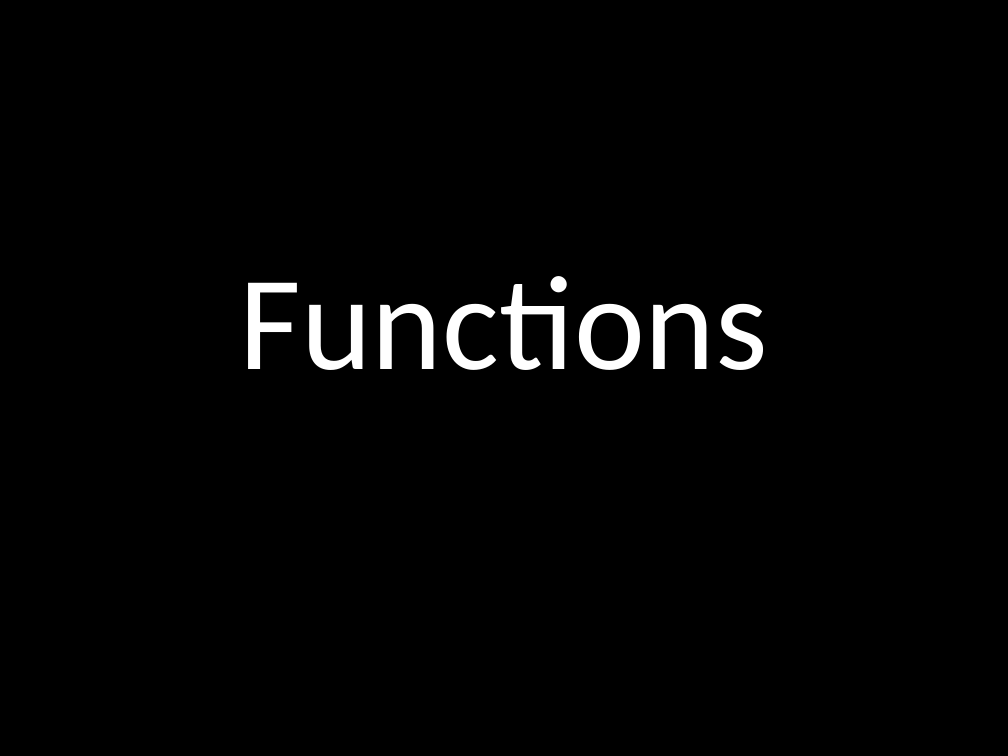
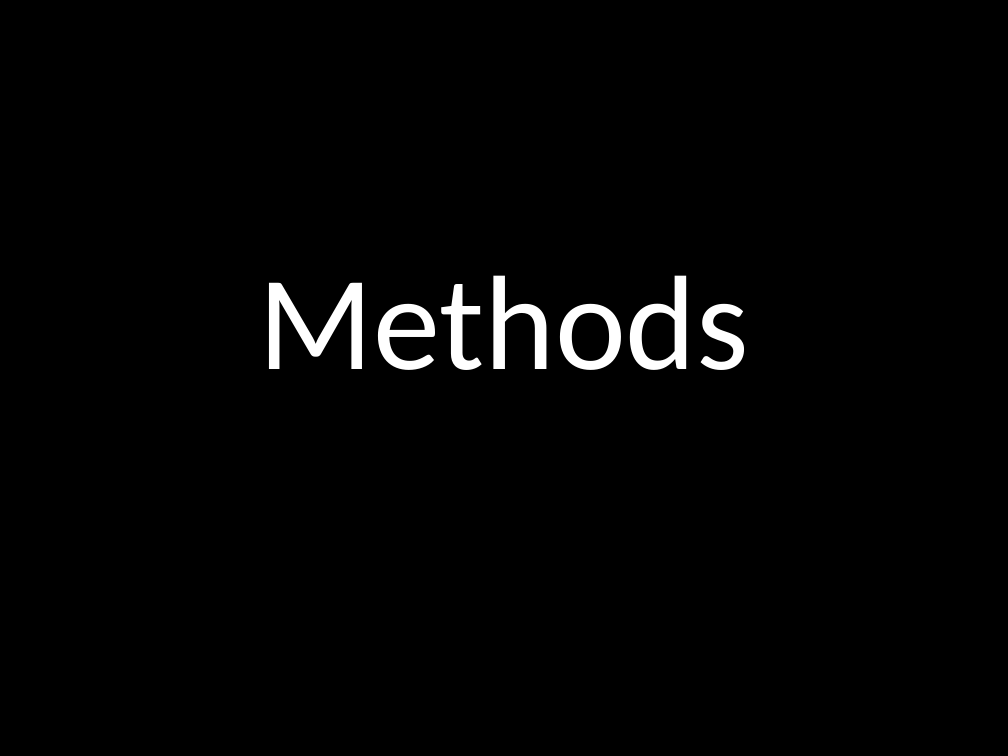
Before and after one commit to jessehartloff/Education, a slide deck: slide 1 of content/s18/cse115/media/115Slides/3-Functions.pptx. Drawn at 1008x756 pixels with LibreOffice and Linux fonts; fonts in the diff are those of the drawing. Boxes give left, top, right and bottom in pixels: in the first picture for what was removed or moved away, otherwise in the second. Text is boxed around its words. In the diff, an @@ line names an element or a change of style, - is before the commit and + after.

```diff
--- a/content/s18/cse115/media/115Slides/3-Functions.pptx
+++ b/content/s18/cse115/media/115Slides/3-Functions.pptx
@@ title at [259,275,749,370]: text changed @@
-Functions
+Methods
```
Also in this commit, not shown: 5 other slides changed, 2 other files.
